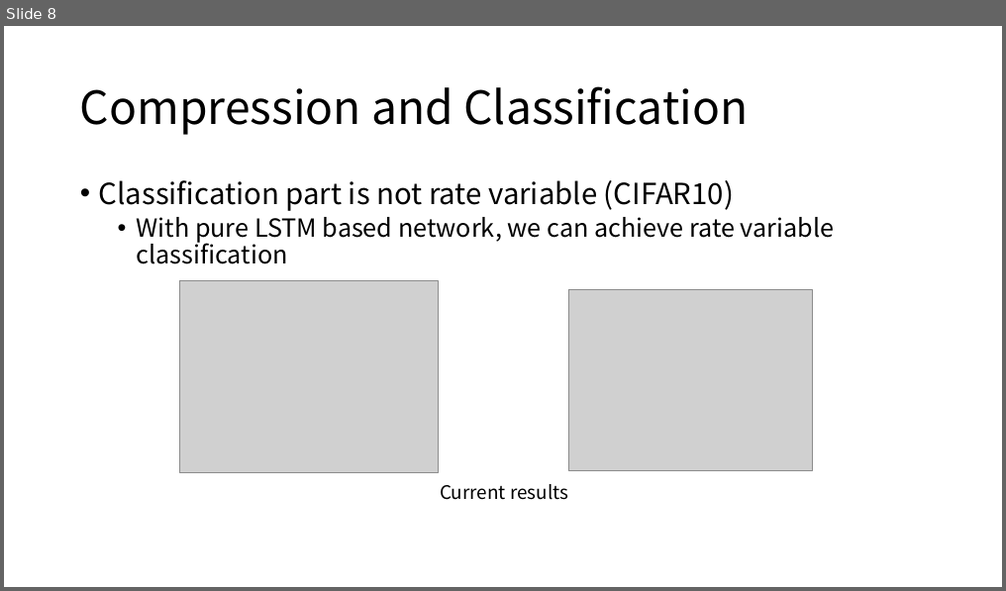
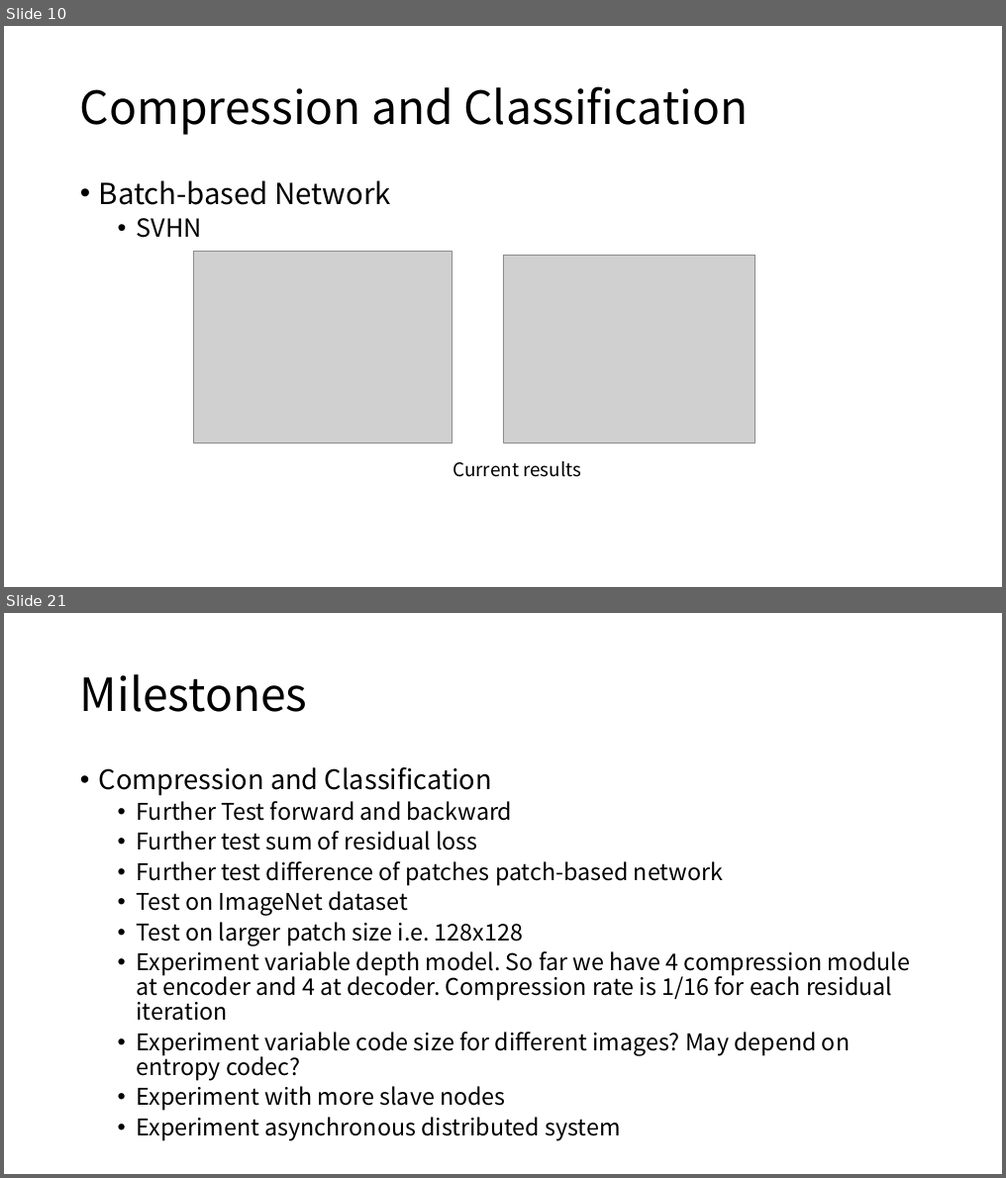
Before and after one commit to diaoenmao/Research, a slide deck: doc/Report/ongoing.pptx. Shown one above the other, each under a label of ours: slide 8 before the commit, slides 10 and 21 after it; the slides between them are not shown. The pictures are 1006x591 and 1006x1178 pixels, drawn with LibreOffice and Linux fonts; fonts in the diff are those of the drawing; grey boxes stand for pictures. Boxes give left, top, right and bottom in pixels: in the first picture for what was removed or moved away, otherwise in the second. Text is boxed around its words. In the diff, an @@ line names an element or a change of style, - is before the commit and + after.

```diff
--- a/doc/Report/ongoing.pptx
+++ b/doc/Report/ongoing.pptx
@@ slide 21 added at (4,613,1002,1174), background #FFFFFF @@
@@ title added at (80,674,308,712), 44 pt, text #000000 @@
+Milestones
@@ text added at (99,767,911,1111), 22.2 pt, text #000000 @@
+• Compression and Classification
+  • Further Test forward and backward
+  • Further test sum of residual loss
+  • Further test difference of patches patch-based network
+  • Test on ImageNet dataset
+  • Test on larger patch size i.e. 128x128
+  • Experiment variable depth model. So far we have 4 compression module at encoder and 4 at decoder. Compression rate is 1/16 for each residual iteration
+  • Experiment variable code size for different images? May depend on entropy codec?
+  • Experiment with more slave nodes
+  • Experiment asynchronous distributed system
@@ what was slide 8 is now slide 10 @@
@@ slide 10 changed as well @@
@@ text at (99,180,391,238): text changed; size 24 to 28 pt @@
-• Classification part is not rate variable (CIFAR10)
-  • With pure LSTM based network, we can achieve rate variable classification
+• Batch-based Network
+  • SVHN
@@ picture: place and size @@
-picture at (180,280,439,472)
+picture at (194,251,452,443)
@@ picture added at (503,255,755,443) @@
@@ picture removed at (568,289,813,472) @@
@@ text "Current results": place and size @@
-text "Current results" at (440,484,568,500)
+text "Current results" at (452,462,581,477)
```
Also in this commit, not shown: 10 other slides changed, 11 other slides added, 1 slide removed.
